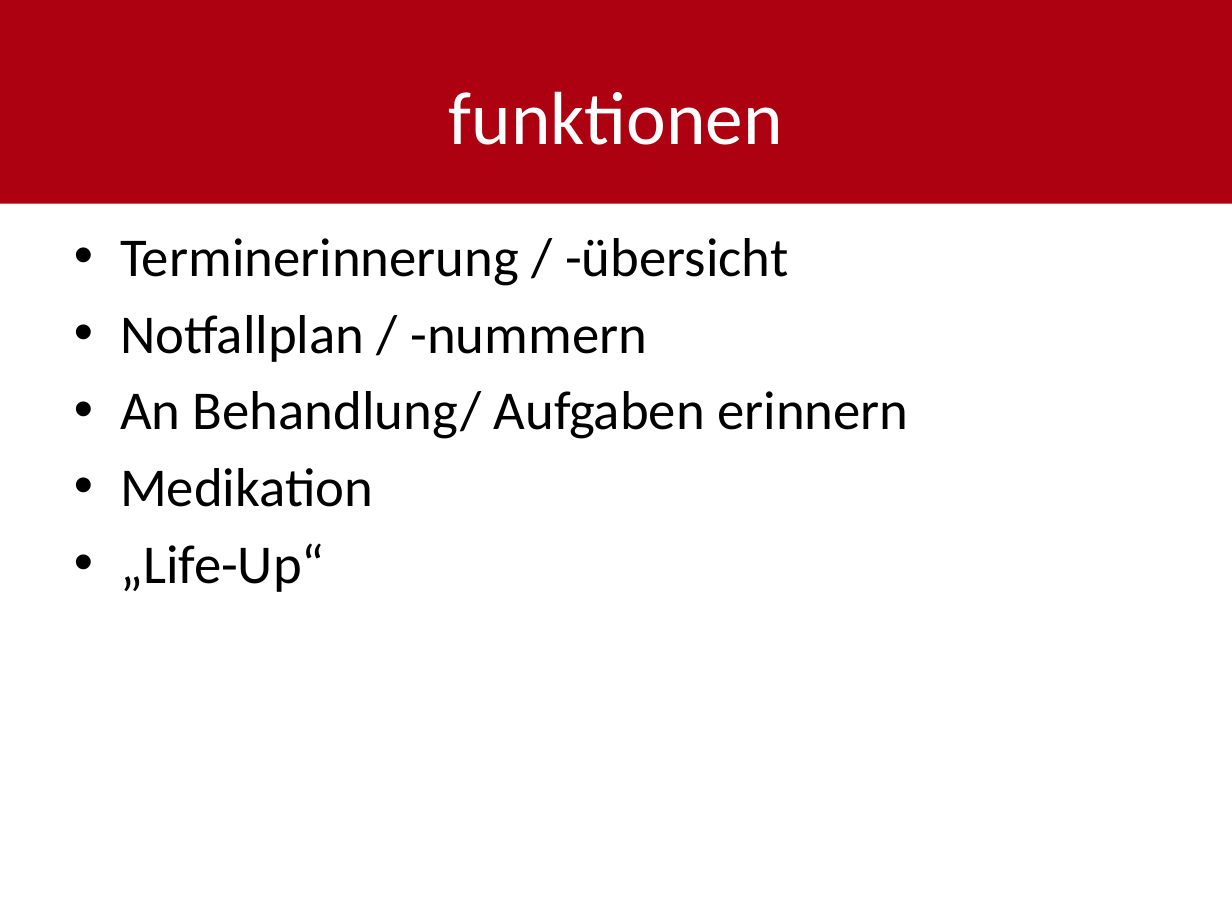
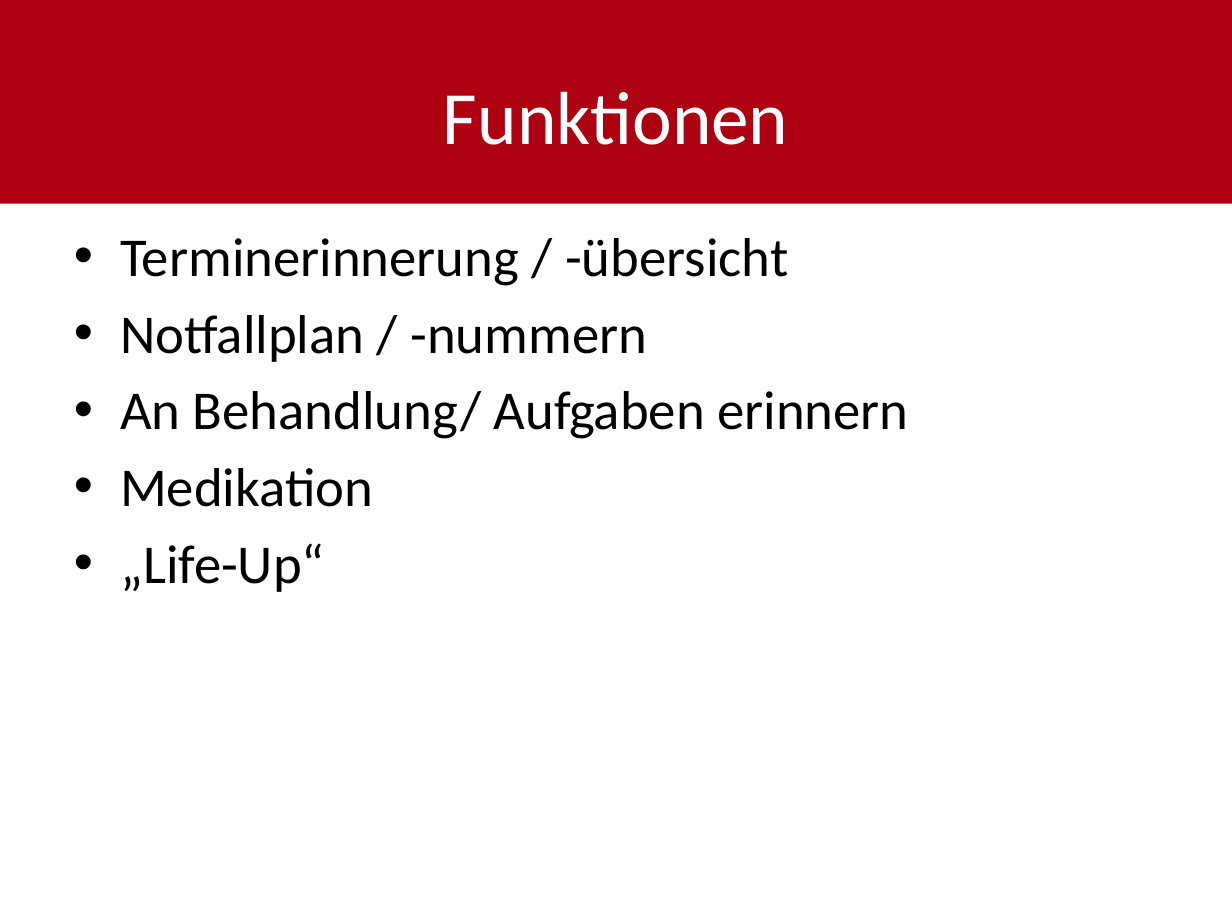
Before and after one commit to shylux/ch.bfh.bti7081.s2015.rot, a slide deck: slide 9 of doc/task03/Design_Thinking_final.pptx. Drawn at 1232x924 pixels with LibreOffice and Linux fonts; fonts in the diff are those of the drawing. Boxes give left, top, right and bottom in pixels: in the first picture for what was removed or moved away, otherwise in the second. Text is boxed around its words. In the diff, an @@ line names an element or a change of style, - is before the commit and + after.

```diff
--- a/doc/task03/Design_Thinking_final.pptx
+++ b/doc/task03/Design_Thinking_final.pptx
@@ title at box(443, 91, 789, 145): text changed @@
-funktionen
+Funktionen
```
Also in this commit, not shown: 9 other slides changed.
